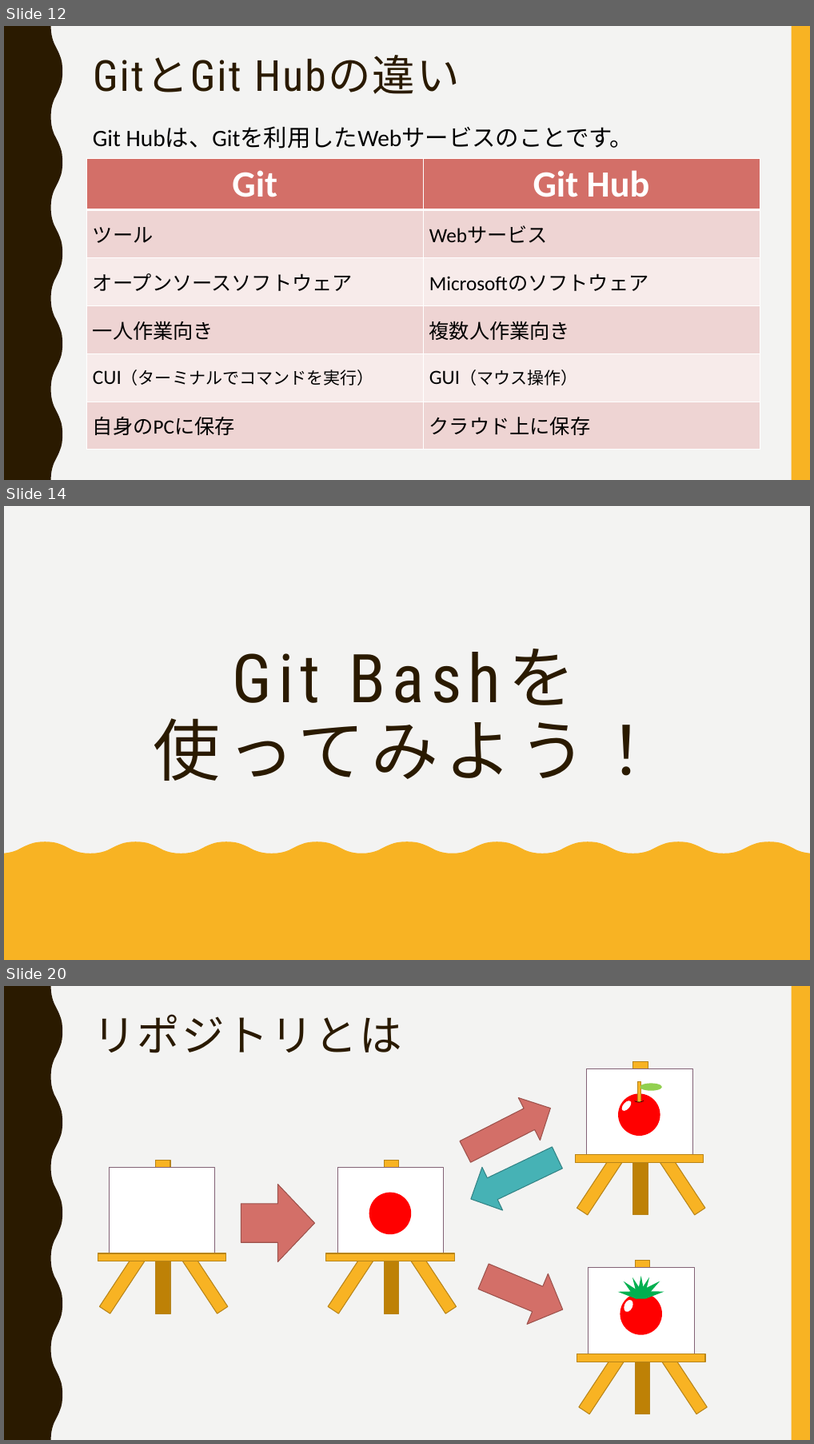
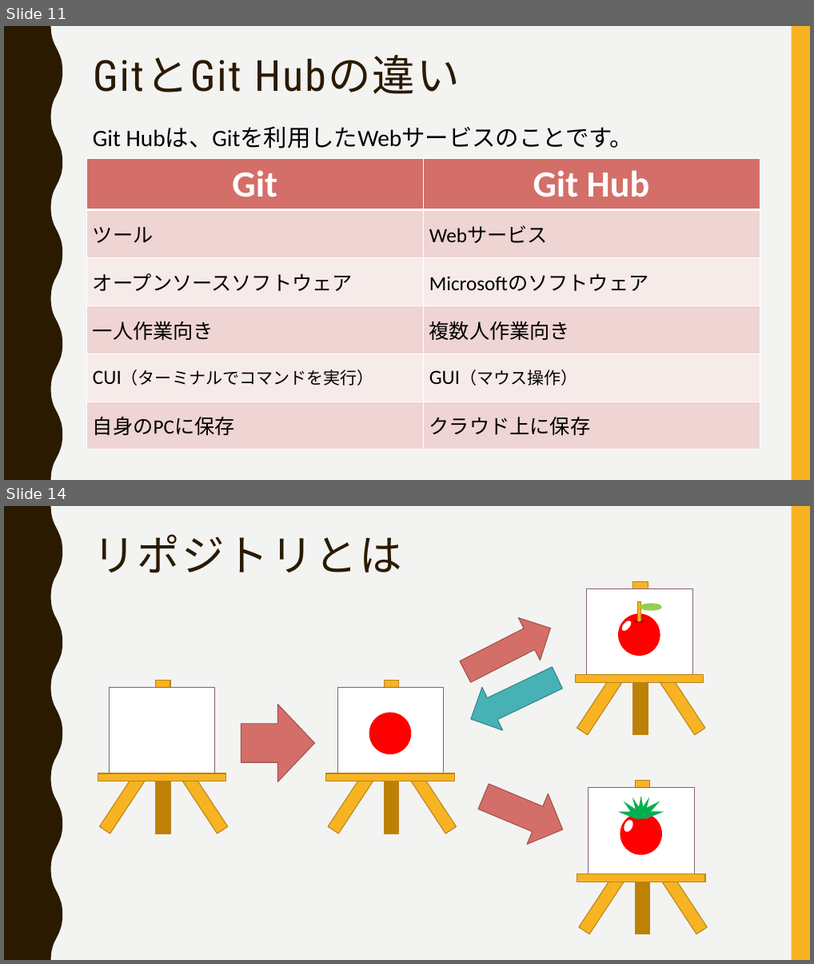
Before and after one commit to FIY24554/git_test, a slide deck: githubについて.pptx. Shown one above the other, each under a label of ours: slides 12, 14 and 20 before the commit, slides 11 and 14 after it; the slides between them are not shown. The pictures are 814x1444 and 814x964 pixels, drawn with LibreOffice and Linux fonts; fonts in the diff are those of the drawing. Boxes give left, top, right and bottom in pixels: in the first picture for what was removed or moved away, otherwise in the second. Text is boxed around its words. In the diff, an @@ line names an element or a change of style, - is before the commit and + after.

```diff
--- a/githubについて.pptx
+++ b/githubについて.pptx
@@ slide 14 removed at box(4, 506, 810, 960), background #F3F3F2 @@
@@ rectangle removed at box(4, 506, 22, 960) @@
@@ rectangle removed at box(4, 506, 810, 960) @@
@@ title removed at box(154, 653, 586, 780) @@
-Git Bashを
-使ってみよう！
@@ freeform shape removed at box(4, 842, 810, 960) @@
@@ what was slide 12 is now slide 11 @@
@@ what was slide 20 is now slide 14 @@
```
Also in this commit, not shown: 1 slide changed, 5 other slides removed.
